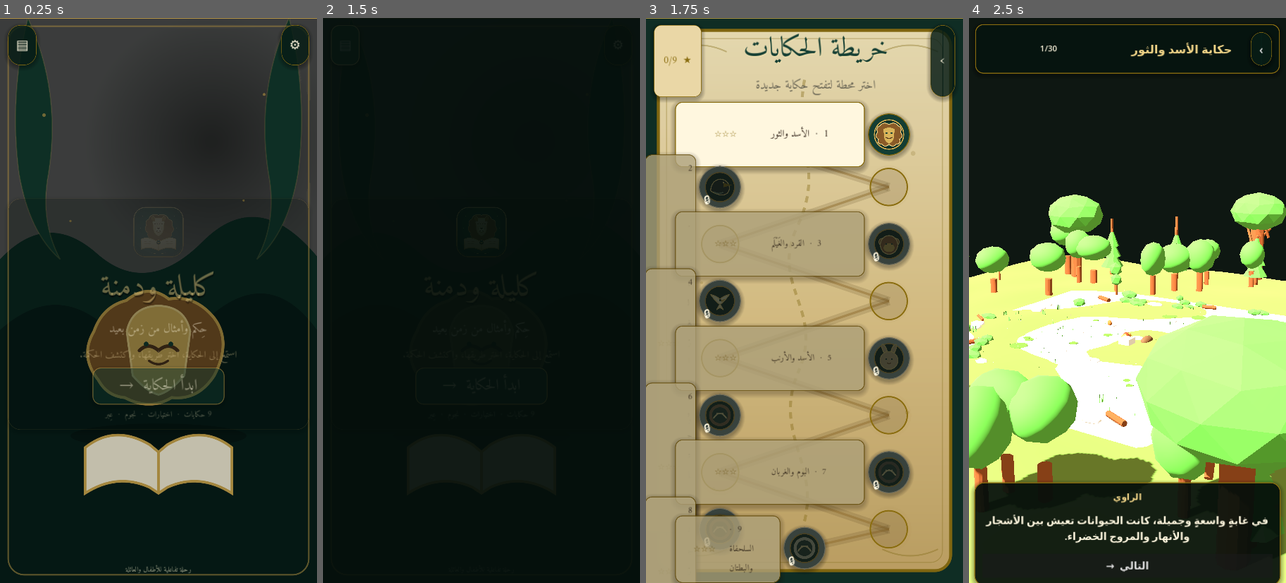
Above: before the commit, frames 1-4 (left to right).
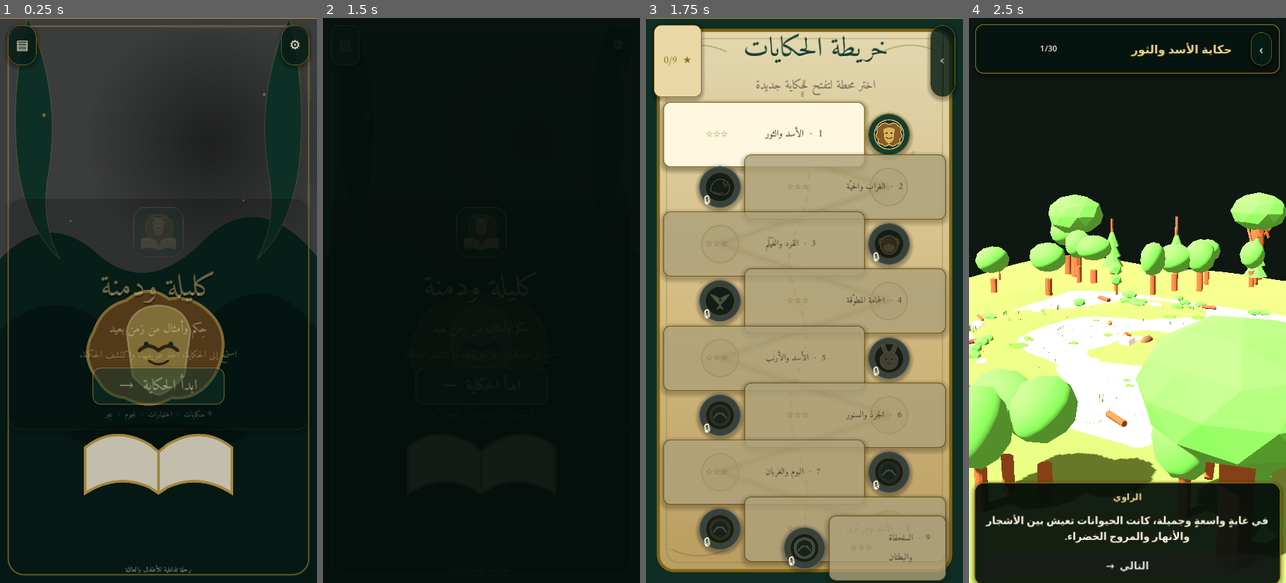
Above: after the commit, the same moments.

Repository: bdssmdkacem-dot/Kalila-Dimna
Game: Godot game, scene res://scenes/main_menu.tscn
Two runs of this game, one before a commit and one after it. Both use one fixed random seed, a clock stepped at 60 frames per second and the inputs below.
Inputs (mouse positions are in pixels of both pictures, inside the frame that each line leads up to):
- Up to frame 1 (0.25 s): no input
- Up to frame 2 (1.5 s): click "⚙" at 0.5 s; click "▤" at 1.25 s
- Up to frame 3 (1.75 s): no input
- Up to frame 4 (2.5 s): click (1213, 136) at 2 s

Frames 1-2 are identical in both runs. In frame 3, 26% of the frame differs, in the area x 0-96%, y 14-100%; in frame 4, nothing differs.

Commit message:
Fix story map card layout for both sides of portrait screen

Diff:
--- a/scenes/story_map.gd
+++ b/scenes/story_map.gd
@@ -119,8 +119,13 @@
 	stage.add_child(node)
 
 	var card := PanelContainer.new()
-	card.anchor_left = pos.x + 0.08
-	card.anchor_right = 0.93
+	# Keep each story label in the free space beside its map node.
+	if pos.x < 0.5:
+		card.anchor_left = pos.x + 0.08
+		card.anchor_right = 0.97
+	else:
+		card.anchor_left = 0.03
+		card.anchor_right = pos.x - 0.08
 	card.anchor_top = pos.y - 0.065
 	card.anchor_bottom = pos.y + 0.065
 	card.offset_top = -4
